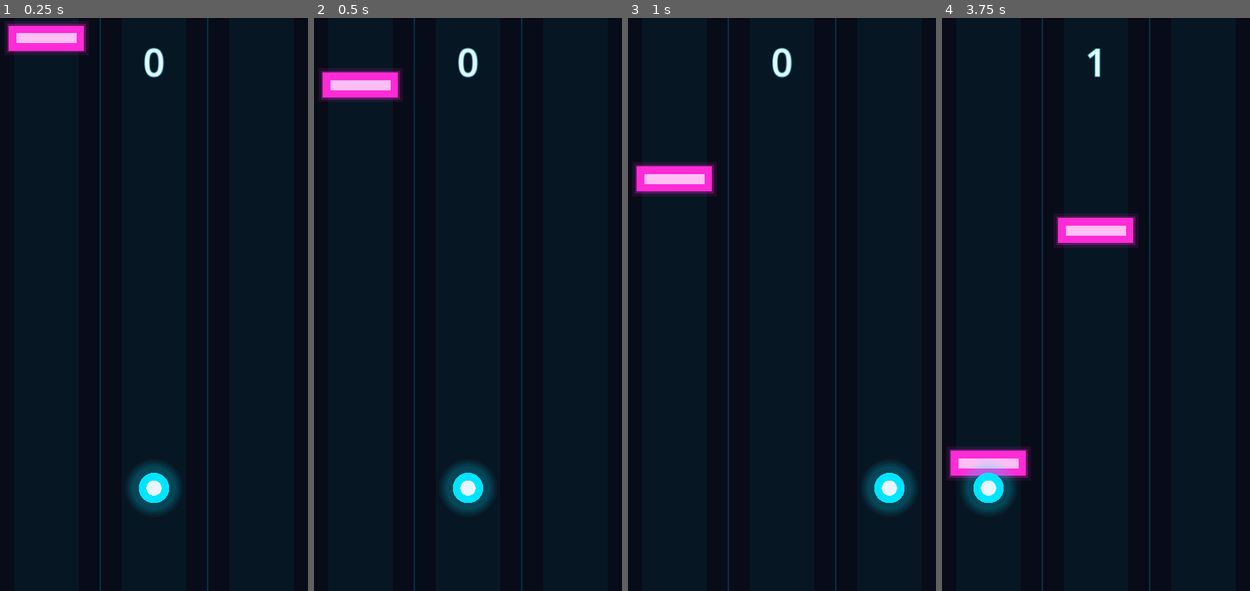
Above: before the commit, frames 1-4 (left to right).
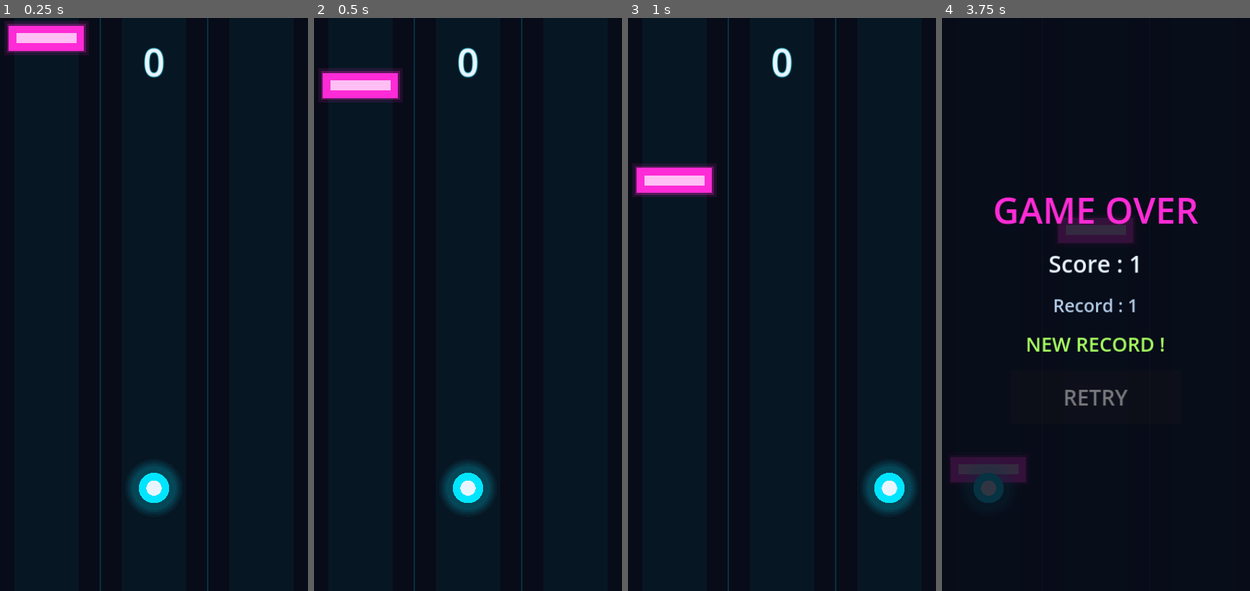
Above: after the commit, the same moments.

Repository: BananaInTrouble/Neon-Escape
Game: Godot game, scene res://scenes/main/main.tscn
Two runs of this game, one before a commit and one after it. Both use one fixed random seed, a clock stepped at 60 frames per second and the inputs below.
Inputs (mouse positions are in pixels of both pictures, inside the frame that each line leads up to):
- Up to frame 1 (0.25 s): no input
- Up to frame 2 (0.5 s): no input
- Up to frame 3 (1 s): move the mouse to (852, 275) at 0.52 s; hold Right (move_right) from 0.53 s (still down); click (852, 275) at 0.67 s
- Up to frame 4 (3.75 s): move the mouse to (1031, 333) at 1.27 s; release Right (move_right) at 1.28 s; hold Left (move_left) 1.28-2.03 s; move the mouse to (1126, 178) at 2.02 s; hold Right (move_right) 2.03-3.53 s; move the mouse to (1080, 419) at 2.77 s; click (1080, 419) at 2.92 s; move the mouse to (1191, 390) at 3.52 s; hold Left (move_left) from 3.53 s (still down)

Frame 1 is identical in both runs. In frame 2, 0.1% of the frame differs, in the area x 1-29%, y 9-15%; in frame 3, 0.5%; in frame 4, 7.4%, in the area x 1-84%, y 0-100%.

Commit message:
Étape 5 : difficulté progressive (DifficultyManager)
Vitesse, temps entre rangées et proportion de rangées doubles évoluent avec le
temps de survie pendant 90 s puis plafonnent. Limites de sécurité garanties
(0,5 s et 260 px minimum entre rangées). Le lanceur de tests signale désormais
un fichier de tests qui ne se charge pas.

Co-Authored-By: Claude Opus 5.5 <noreply@anthropic.com>
Claude-Session: https://claude.ai/code/session_016cBnVpishZPQyf6j2qKhHQ

Diff:
--- a/scenes/game/game.tscn
+++ b/scenes/game/game.tscn
@@ -1,12 +1,16 @@
-[gd_scene load_steps=5 format=3]
+[gd_scene load_steps=6 format=3]
 
 [ext_resource type="Script" path="res://scripts/gameplay/game.gd" id="1_game"]
 [ext_resource type="Script" path="res://scripts/gameplay/lane_background.gd" id="2_bg"]
 [ext_resource type="PackedScene" path="res://scenes/player/player.tscn" id="3_player"]
 [ext_resource type="Script" path="res://scripts/gameplay/obstacle_spawner.gd" id="4_spawner"]
+[ext_resource type="Script" path="res://scripts/gameplay/difficulty_manager.gd" id="5_difficulty"]
 
 [node name="Game" type="Node2D"]
 script = ExtResource("1_game")
+
+[node name="DifficultyManager" type="Node" parent="."]
+script = ExtResource("5_difficulty")
 
 [node name="Background" type="Node2D" parent="."]
 script = ExtResource("2_bg")
--- /dev/null
+++ b/scripts/gameplay/difficulty_manager.gd
@@ -0,0 +1,80 @@
+class_name DifficultyManager
+extends Node
+## Seul endroit où se règle la difficulté.
+##
+## La difficulté dépend du temps de survie : elle progresse de façon linéaire
+## de « départ » à « maximum » pendant [member ramp_duration] secondes, puis plafonne.
+## Toutes les valeurs ci-dessous sont modifiables dans l'inspecteur de Godot
+## (nœud DifficultyManager de scenes/game/game.tscn) sans toucher au code.
+
+@export_group("Vitesse des obstacles (pixels/seconde)")
+@export var start_speed := 420.0
+@export var max_speed := 900.0
+
+@export_group("Temps entre deux rangées (secondes)")
+@export var start_row_interval := 1.25
+@export var min_row_interval := 0.62
+
+@export_group("Rangées à deux voies bloquées (probabilité)")
+@export_range(0.0, 1.0) var start_double_chance := 0.15
+@export_range(0.0, 1.0) var max_double_chance := 0.55
+
+@export_group("Progression et sécurité")
+## Durée (secondes) pour passer de la difficulté de départ au maximum.
+@export var ramp_duration := 90.0
+## Temps minimal garanti entre deux rangées, quelles que soient les valeurs ci-dessus.
+## 0,5 s laisse le temps de traverser deux voies (2 touchers + 2 × 0,09 s d'animation).
+@export var safety_min_row_interval := 0.5
+## Écart vertical minimal entre deux rangées (obstacle + orbe + marge), en pixels.
+@export var safety_min_row_spacing := 260.0
+
+## Temps de survie de la partie en cours (secondes). N'avance pas pendant la pause.
+var elapsed := 0.0
+var running := false
+
+
+func start() -> void:
+	elapsed = 0.0
+	running = true
+
+
+func stop() -> void:
+	running = false
+
+
+func _physics_process(delta: float) -> void:
+	if running:
+		elapsed += delta
+
+
+## Avancement de 0 (début) à 1 (difficulté maximale).
+func progress(time: float = elapsed) -> float:
+	if ramp_duration <= 0.0:
+		return 1.0
+	return clampf(time / ramp_duration, 0.0, 1.0)
+
+
+func speed(time: float = elapsed) -> float:
+	return lerpf(start_speed, max_speed, progress(time))
+
+
+## Temps entre deux rangées, jamais sous le minimum de sécurité.
+func row_interval(time: float = elapsed) -> float:
+	var interval := lerpf(start_row_interval, min_row_interval, progress(time))
+	return maxf(interval, safety_min_row_interval)
+
+
+## Écart en pixels entre deux rangées : c'est ce qu'utilise le générateur.
+func row_spacing(time: float = elapsed) -> float:
+	return maxf(speed(time) * row_interval(time), safety_min_row_spacing)
+
+
+func double_chance(time: float = elapsed) -> float:
+	return clampf(lerpf(start_double_chance, max_double_chance, progress(time)), 0.0, 1.0)
+
+
+## Applique les paramètres du moment au générateur (sans allocation, appelé à chaque frame).
+func apply_to(spawner: ObstacleSpawner) -> void:
+	spawner.speed = speed()
+	spawner.row_spacing = row_spacing()
+	spawner.double_chance = double_chance()
--- a/scripts/gameplay/game.gd
+++ b/scripts/gameplay/game.gd
@@ -16,6 +16,7 @@
 @onready var background: Node2D = $Background
 @onready var player: PlayerController = $Player
 @onready var spawner: ObstacleSpawner = $ObstacleSpawner
+@onready var difficulty: DifficultyManager = $DifficultyManager
 
 var area_size := Vector2(720, 1280)
 var _crashed := false
@@ -29,11 +30,19 @@
 	spawner.setup(area_size, player.position.y + player.visual_radius)
 	spawner.row_passed.connect(row_passed.emit)
 	player.hit.connect(_on_player_hit)
+	difficulty.start()
+	difficulty.apply_to(spawner)
 	spawner.start()
+
+
+# Game est traité avant ses enfants : les réglages sont à jour avant que les obstacles bougent.
+func _physics_process(_delta: float) -> void:
+	difficulty.apply_to(spawner)
 
 
 ## Fige la partie (obstacles arrêtés, contrôles et collisions désactivés).
 func stop() -> void:
+	difficulty.stop()
 	spawner.stop()
 	player.controls_enabled = false
 	player.set_deferred("monitoring", false)
--- a/tests/run_tests.gd
+++ b/tests/run_tests.gd
@@ -17,6 +17,10 @@
 	var failed := 0
 	for file in _test_files():
 		var script: GDScript = load(TEST_DIR.path_join(file))
+		if script == null or not script.can_instantiate():
+			failed += 1
+			print("  ÉCHEC %s : le fichier ne se charge pas (erreur de syntaxe ?)" % file)
+			continue
 		for method in script.get_script_method_list():
 			var name: String = method["name"]
 			if not name.begins_with("test_"):
--- /dev/null
+++ b/tests/unit/test_difficulty.gd
@@ -0,0 +1,97 @@
+extends TestCase
+
+var d: DifficultyManager
+
+
+func before_each() -> void:
+	d = DifficultyManager.new()
+
+
+func after_each() -> void:
+	d.free()
+
+
+func test_starts_at_start_values() -> void:
+	assert_eq(d.speed(0.0), d.start_speed)
+	assert_eq(d.row_interval(0.0), d.start_row_interval)
+	assert_eq(d.double_chance(0.0), d.start_double_chance)
+
+
+func test_reaches_and_never_exceeds_maximum() -> void:
+	for t in [d.ramp_duration, d.ramp_duration * 2.0, 100000.0]:
+		assert_eq(d.speed(t), d.max_speed, "Vitesse plafonnée à t=%s" % t)
+		assert_eq(d.row_interval(t), d.min_row_interval, "Intervalle plancher à t=%s" % t)
+		assert_eq(d.double_chance(t), d.max_double_chance)
+
+
+func test_progression_is_monotonic_and_smooth() -> void:
+	var prev_speed := d.speed(0.0)
+	var prev_interval := d.row_interval(0.0)
+	var prev_chance := d.double_chance(0.0)
+	var t := 0.0
+	while t < d.ramp_duration + 10.0:
+		t += 0.5
+		var s := d.speed(t)
+		assert_true(s >= prev_speed, "La vitesse ne baisse jamais (t=%s)" % t)
+		assert_true(s - prev_speed < 5.0, "Pas de saut brutal de vitesse (t=%s)" % t)
+		assert_true(d.row_interval(t) <= prev_interval, "Les rangées ne ralentissent pas")
+		assert_true(d.double_chance(t) >= prev_chance)
+		prev_speed = s
+		prev_interval = d.row_interval(t)
+		prev_chance = d.double_chance(t)
+
+
+func test_safety_limits_hold_even_with_extreme_settings() -> void:
+	d.max_speed = 5000.0
+	d.min_row_interval = 0.05
+	d.max_double_chance = 3.0
+	for t in [0.0, 30.0, 90.0, 1000.0]:
+		var interval := d.row_spacing(t) / d.speed(t)
+		assert_true(interval >= d.safety_min_row_interval - 0.0001, "Temps de réaction garanti (t=%s)" % t)
+		assert_true(d.row_spacing(t) >= d.safety_min_row_spacing)
+		assert_true(d.double_chance(t) <= 1.0)
+
+
+func test_zero_ramp_duration_does_not_crash() -> void:
+	d.ramp_duration = 0.0
+	assert_eq(d.speed(0.0), d.max_speed)
+
+
+func test_obstacles_cannot_tunnel_through_player_at_max_speed() -> void:
+	# Distance parcourue en une image physique, comparée à l'épaisseur cumulée
+	# des zones de collision (obstacle 42 px + orbe 2 × 26 px).
+	var per_frame := d.speed(100000.0) / Engine.physics_ticks_per_second
+	assert_true(per_frame < (42.0 + 52.0) * 0.5, "%s px par image" % per_frame)
+
+
+func test_two_minutes_of_play_stay_fair() -> void:
+	# Simulation déterministe : le générateur piloté par la difficulté pendant 120 s.
+	var spawner := ObstacleSpawner.new()
+	tree.root.add_child(spawner)
+	spawner.setup(Vector2(720, 1280), 1000.0)
+	spawner.rng.seed = 42
+	var spawn_times: Array[float] = []
+	var spawn_count := [0]
+	spawner.child_entered_tree.connect(func(n):
+		if n is Obstacle and n.awards_point:
+			spawn_count[0] += 1)
+	d.start()
+	d.apply_to(spawner)
+	spawner.start()
+	var dt := 1.0 / 60.0
+	var last: int = spawn_count[0]
+	for frame in 120 * 60:
+		d.elapsed += dt
+		d.apply_to(spawner)
+		spawner.step(spawner.speed * dt)
+		if spawn_count[0] != last:
+			last = spawn_count[0]
+			spawn_times.append(d.elapsed)
+	for i in range(1, spawn_times.size()):
+		var gap := spawn_times[i] - spawn_times[i - 1]
+		assert_true(gap >= d.safety_min_row_interval - dt, "Rangées trop proches : %.3f s" % gap)
+	var first_gap := spawn_times[1] - spawn_times[0]
+	var last_gap := spawn_times[-1] - spawn_times[-2]
+	assert_true(last_gap < first_gap, "Le rythme accélère (%.2f s -> %.2f s)" % [first_gap, last_gap])
+	assert_true(spawner.active_count() < 15, "Les obstacles sortis sont libérés")
+	spawner.queue_free()
--- a/tests/unit/test_game_flow.gd
+++ b/tests/unit/test_game_flow.gd
@@ -81,3 +81,27 @@
 	assert_true(main.game_over_screen.retry_button.disabled, "Bouton bloqué juste après la collision")
 	await tree.create_timer(GameOverScreen.INPUT_DELAY + 0.1).timeout
 	assert_false(main.game_over_screen.retry_button.disabled, "Bouton actif ensuite")
+
+
+func test_difficulty_drives_spawner_and_stops_on_game_over() -> void:
+	var difficulty := main.game.difficulty
+	assert_almost_eq(main.game.spawner.speed, difficulty.start_speed, 1.0, "Vitesse de départ")
+	difficulty.elapsed = 45.0
+	await wait_physics_frames(2)
+	assert_almost_eq(main.game.spawner.speed, difficulty.speed(45.0), 2.0, "Vitesse suit la difficulté")
+	assert_true(main.game.spawner.speed > difficulty.start_speed)
+	_block_center_on_player()
+	await wait_physics_frames(5)
+	var frozen := difficulty.elapsed
+	await wait_physics_frames(10)
+	assert_eq(difficulty.elapsed, frozen, "Le temps de survie s'arrête à la fin de partie")
+
+
+func test_retry_resets_difficulty() -> void:
+	main.game.difficulty.elapsed = 80.0
+	_block_center_on_player()
+	await wait_physics_frames(5)
+	main.game_over_screen.retry_requested.emit()
+	await wait_physics_frames(2)
+	assert_true(main.game.difficulty.elapsed < 0.5, "Nouvelle partie = difficulté de départ")
+	assert_almost_eq(main.game.spawner.speed, main.game.difficulty.start_speed, 1.0)
Not shown, changed: README.md
Not shown, changed: docs/ARCHITECTURE.md
Not shown, changed: docs/GAME_DESIGN.md
Not shown, changed: tests/README.md
